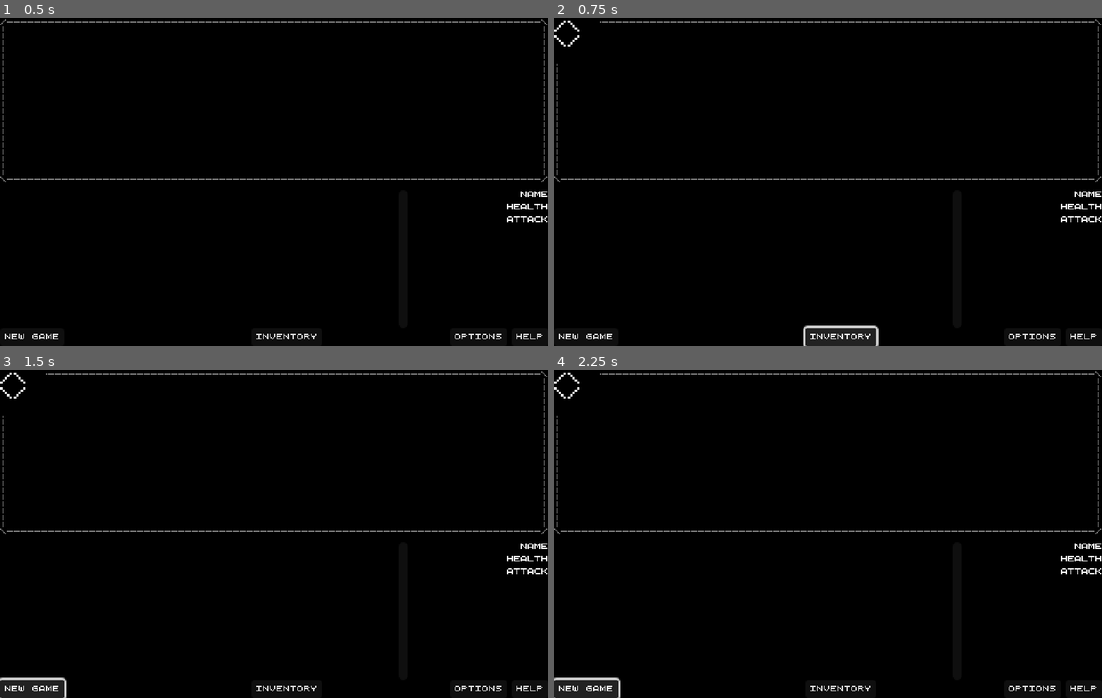
Above: before the commit, frames 1-4 (two rows, left to right).
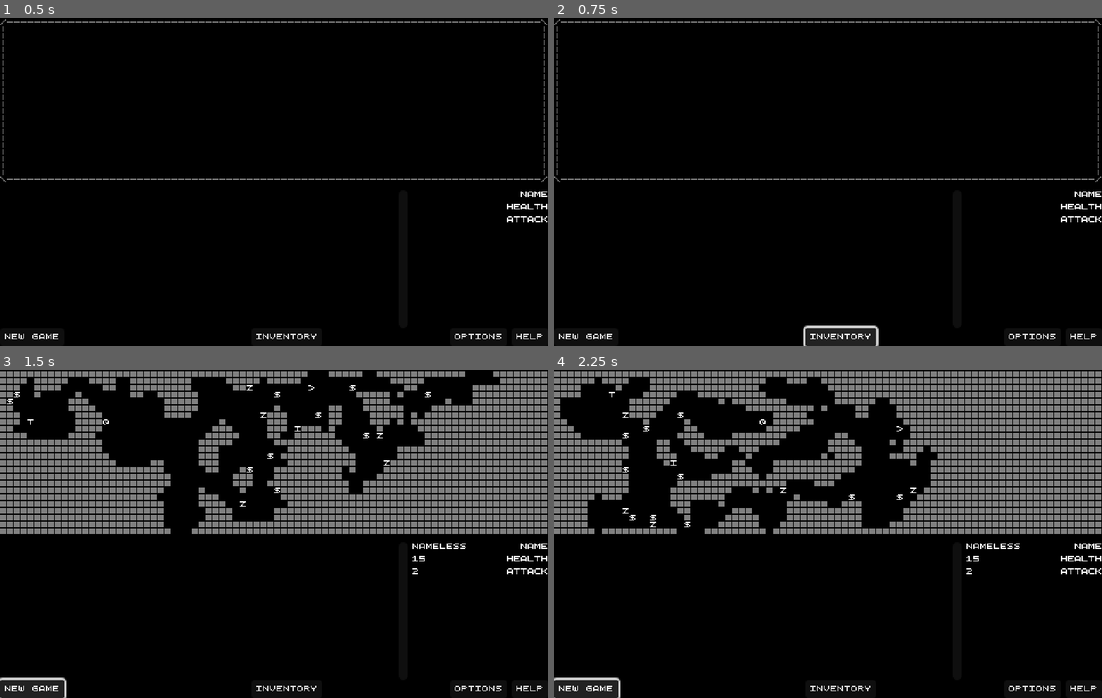
Above: after the commit, the same moments.

Repository: k4gi/7drl2023
Game: Godot game, scene res://Game.tscn
Two runs of this game, one before a commit and one after it. Both use one fixed random seed, a clock stepped at 60 frames per second and the inputs below.
Inputs (mouse positions are in pixels of both pictures, inside the frame that each line leads up to):
- Up to frame 1 (0.5 s): no input
- Up to frame 2 (0.75 s): click "Inventory" at 0.5 s
- Up to frame 3 (1.5 s): click (32, 688) at 1.25 s, where only the run after the commit has a clickable "New Game"
- Up to frame 4 (2.25 s): click (586, 688) at 2 s, where only the run after the commit has a clickable "New Game"

Frame 1 is identical in both runs. In frame 2, 0.1% of the frame differs, in the area x 0-9%, y 0-14%; in frame 3, 23%; in frame 4, 24%, in the area x 0-100%, y 0-63%.

Commit message:
doesn't crash when your inventory's empty anymore. oh and keykinds.

Diff:
--- a/Game.gd
+++ b/Game.gd
@@ -293,11 +293,12 @@
 
 
 func open_inventory():
-	var new_inventory = INVENTORY_PANEL.instantiate()
-	new_inventory.update_equipment.connect(_on_inventory_panel_update_equipment)
-	new_inventory.finalise()
-	%Popups.add_child(new_inventory)
-	get_tree().set_pause(true)
+	if State.character_inventory.size() > 0:
+		var new_inventory = INVENTORY_PANEL.instantiate()
+		new_inventory.update_equipment.connect(_on_inventory_panel_update_equipment)
+		new_inventory.finalise()
+		%Popups.add_child(new_inventory)
+		get_tree().set_pause(true)
 
 
 func _on_inventory_panel_update_equipment(new_item_id):
--- a/InventoryPanel.gd
+++ b/InventoryPanel.gd
@@ -32,8 +32,6 @@
 		var selected_item_id = $BorderText/HBox/VBoxEntries.get_child(current_selection).get("item_id")
 		if Data.ITEM_LIST[selected_item_id]["equip"] != null:
 			if State.character_equip[ Data.ITEM_LIST[selected_item_id]["equip"] ] != selected_item_id:
-				#State.character_equip[ Data.ITEM_LIST[selected_item_id]["equip"] ] = selected_item_id
-				print("trying to equip")
 				equipment_updated = selected_item_id
 
 		close_inventory()
--- a/project.godot
+++ b/project.godot
@@ -401,6 +401,14 @@
 , Object(InputEventKey,"resource_local_to_scene":false,"resource_name":"","device":-1,"window_id":0,"alt_pressed":false,"shift_pressed":false,"ctrl_pressed":false,"meta_pressed":false,"pressed":false,"keycode":0,"physical_keycode":32,"key_label":0,"unicode":32,"echo":false,"script":null)
 ]
 }
+move_inventory={
+"deadzone": 0.5,
+"events": [Object(InputEventKey,"resource_local_to_scene":false,"resource_name":"","device":-1,"window_id":0,"alt_pressed":false,"shift_pressed":false,"ctrl_pressed":false,"meta_pressed":false,"pressed":false,"keycode":0,"physical_keycode":73,"key_label":0,"unicode":105,"echo":false,"script":null)
+, Object(InputEventKey,"resource_local_to_scene":false,"resource_name":"","device":-1,"window_id":0,"alt_pressed":false,"shift_pressed":false,"ctrl_pressed":false,"meta_pressed":false,"pressed":false,"keycode":0,"physical_keycode":4194306,"key_label":0,"unicode":0,"echo":false,"script":null)
+, Object(InputEventKey,"resource_local_to_scene":false,"resource_name":"","device":-1,"window_id":0,"alt_pressed":false,"shift_pressed":false,"ctrl_pressed":false,"meta_pressed":false,"pressed":false,"keycode":0,"physical_keycode":4194437,"key_label":0,"unicode":43,"echo":false,"script":null)
+, Object(InputEventKey,"resource_local_to_scene":false,"resource_name":"","device":-1,"window_id":0,"alt_pressed":false,"shift_pressed":false,"ctrl_pressed":false,"meta_pressed":false,"pressed":false,"keycode":0,"physical_keycode":61,"key_label":0,"unicode":61,"echo":false,"script":null)
+]
+}
 
 [rendering]
 
